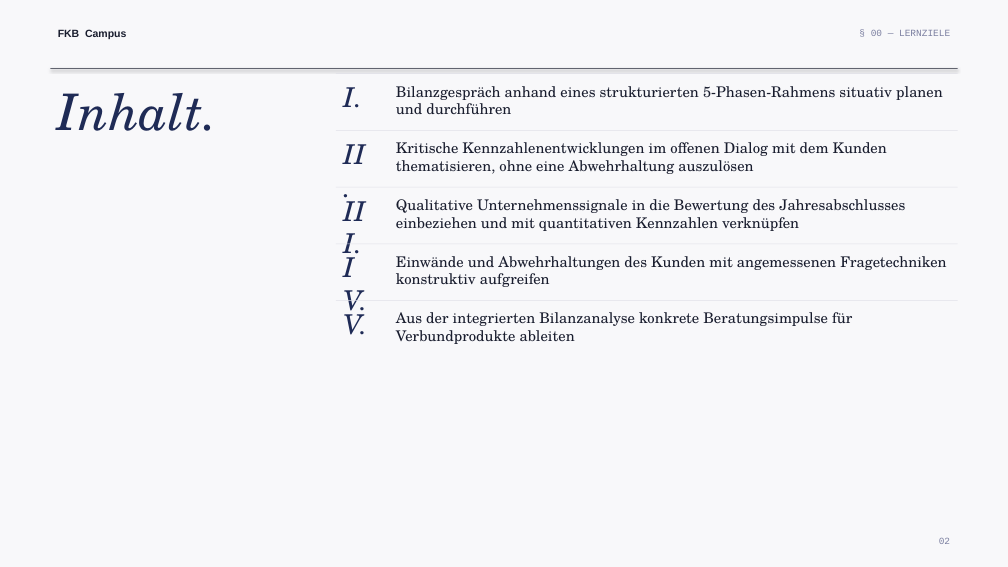
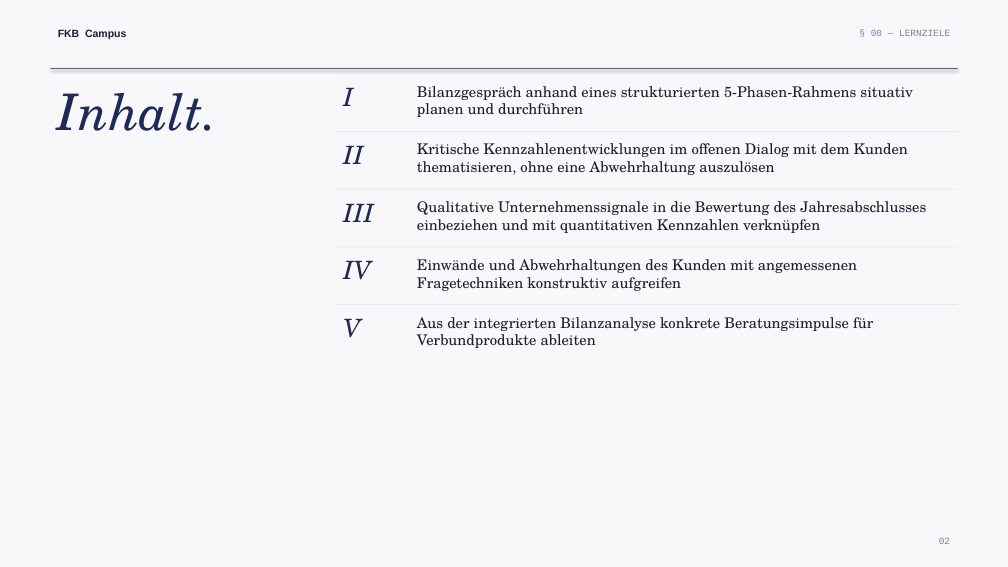
Before and after one commit to ck5rqc47pr-byte/firmenkundenakademie-online, a slide deck: slide 2 of public/downloads/praesentation/M02.pptx. Drawn at 1008x567 pixels with LibreOffice and Linux fonts; fonts in the diff are those of the drawing. Boxes give left, top, right and bottom in pixels: in the first picture for what was removed or moved away, otherwise in the second. Text is boxed around its words. In the diff, an @@ line names an element or a change of style, - is before the commit and + after.

```diff
--- a/public/downloads/praesentation/M02.pptx
+++ b/public/downloads/praesentation/M02.pptx
@@ text at box(343, 87, 353, 106): text changed; size 26 to 24 pt @@
-I.
+I
@@ text "Bilanzgespräch anhand eines strukturierten 5-Phasen-Rahmens ..." rewrapped from box(396, 86, 943, 114) to box(417, 86, 913, 117) @@
@@ text at box(343, 145, 363, 164): text changed; size 26 to 24 pt @@
-II.
+II
@@ text "Kritische Kennzahlenentwicklungen im offenen Dialog ...": place and size @@
-text "Kritische Kennzahlenentwicklungen im offenen Dialog ..." at box(396, 142, 887, 174)
+text "Kritische Kennzahlenentwicklungen im offenen Dialog ..." at box(417, 143, 908, 175)
@@ text at box(343, 203, 374, 222): text changed; size 26 to 24 pt @@
-III.
+III
@@ text "Qualitative Unternehmenssignale in die Bewertung ...": place and size @@
-text "Qualitative Unternehmenssignale in die Bewertung ..." at box(396, 199, 905, 231)
+text "Qualitative Unternehmenssignale in die Bewertung ..." at box(417, 201, 926, 233)
@@ rectangle: place and size @@
-rectangle at box(336, 243, 957, 244)
+rectangle at box(336, 247, 957, 247)
@@ text at box(343, 260, 371, 280): text changed; size 26 to 24 pt @@
-IV.
+IV
@@ text "Einwände und Abwehrhaltungen des Kunden ..." rewrapped from box(396, 256, 946, 287) to box(417, 259, 857, 291) @@
@@ rectangle: place and size @@
-rectangle at box(336, 300, 957, 301)
+rectangle at box(336, 305, 957, 306)
@@ text at box(343, 318, 361, 338): text changed; size 26 to 24 pt @@
-V.
+V
@@ text "Aus der integrierten Bilanzanalyse konkrete ...": place and size @@
-text "Aus der integrierten Bilanzanalyse konkrete ..." at box(396, 312, 852, 344)
+text "Aus der integrierten Bilanzanalyse konkrete ..." at box(417, 317, 873, 348)
```
Also in this commit, not shown: 6 other slides changed, 21 other files.
